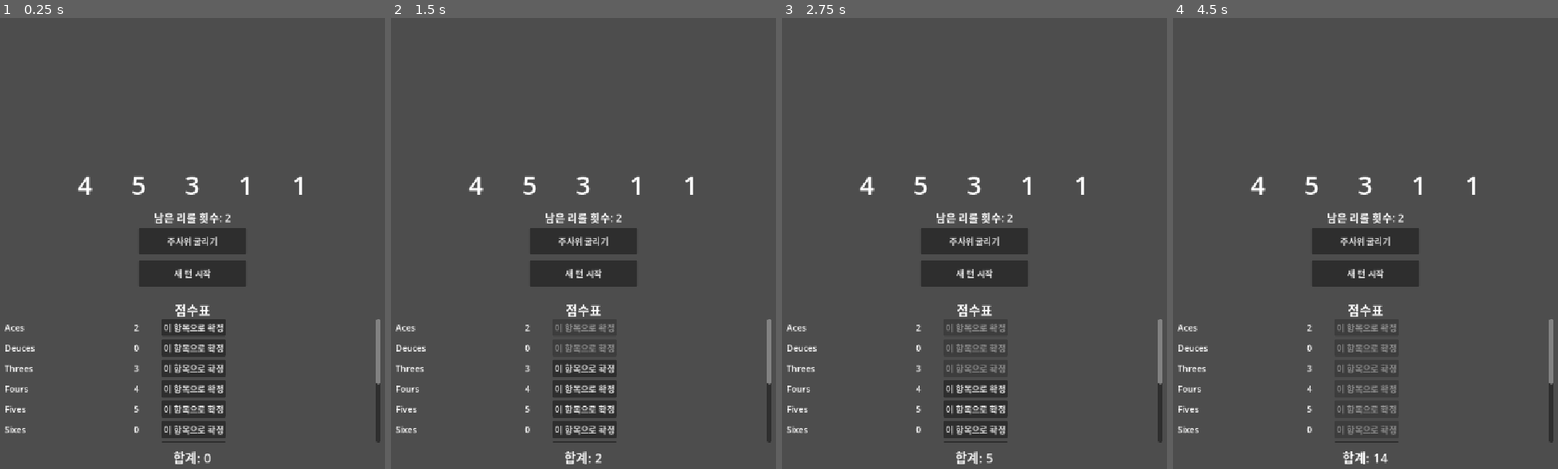
Above: before the commit, frames 1-4 (left to right).
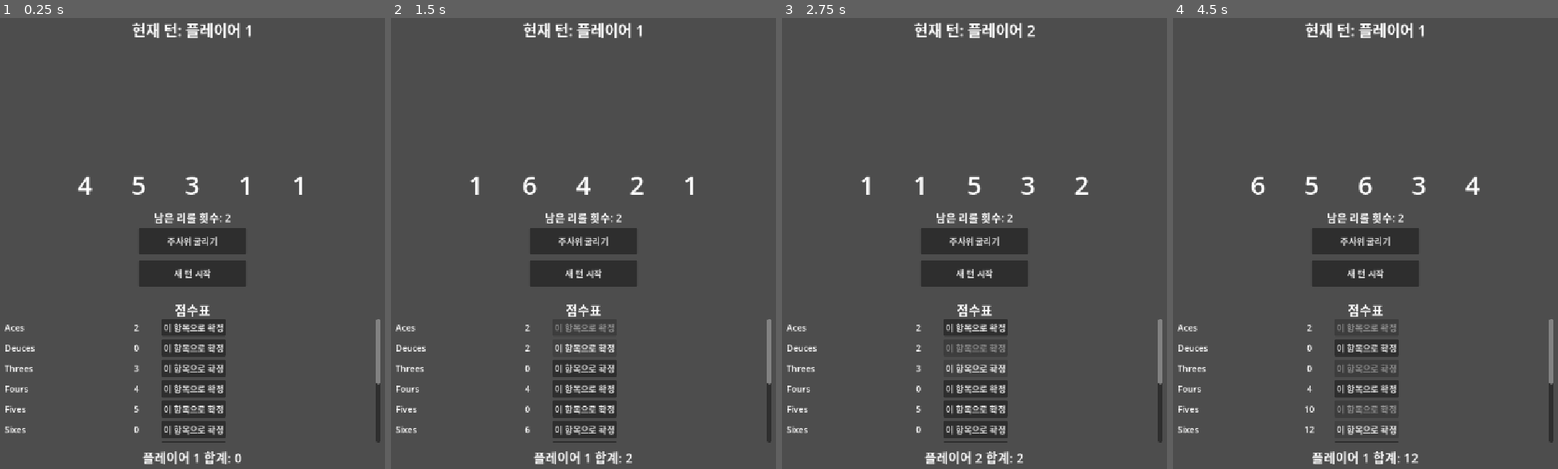
Above: after the commit, the same moments.

Repository: gyutaeng/yacht-dice
Game: Godot game, scene res://scenes/Main.tscn
Two runs of this game, one before a commit and one after it. Both use one fixed random seed, a clock stepped at 60 frames per second and the inputs below.
Inputs:
- Up to frame 1 (0.25 s): no input
- Up to frame 2 (1.5 s): click "이 항목으로 확정" at 0.5 s; click "이 항목으로 확정" at 1.25 s
- Up to frame 3 (2.75 s): click "이 항목으로 확정" at 2 s
- Up to frame 4 (4.5 s): click "이 항목으로 확정" at 2.75 s; click "이 항목으로 확정" at 3.5 s; click "이 항목으로 확정" at 4.25 s

The runs differ from the first frame. In frame 1, 1.0% of the frame differs, in the area x 34-66%, y 1-99%; in frame 2, 1.5%; in frame 3, 1.7%; in frame 4, 1.8%, in the area x 20-80%, y 1-99%.

Commit message:
로컬 2인 턴 전환 시스템 추가

Diff:
--- a/scenes/Main.gd
+++ b/scenes/Main.gd
@@ -1,6 +1,7 @@
 extends Node2D
 
 const MAX_REROLLS := 2
+const NUM_PLAYERS := 2
 
 const CATEGORY_NAMES: Array[String] = [
 	"Aces",
@@ -26,14 +27,18 @@
 var score_calculators: Array[Callable] = []
 var score_labels: Array[Label] = []
 var confirm_buttons: Array[Button] = []
-var score_confirmed: Array[bool] = [false, false, false, false, false, false, false, false, false, false, false, false]
-var confirmed_scores: Array[int] = [0, 0, 0, 0, 0, 0, 0, 0, 0, 0, 0, 0]
+
+# player_score_confirmed[player][category] / player_confirmed_scores[player][category]
+var player_score_confirmed: Array = []
+var player_confirmed_scores: Array = []
+var current_player: int = 0
 var game_over: bool = false
 
 @onready var dice_labels: Array[Label] = [$Dice1, $Dice2, $Dice3, $Dice4, $Dice5]
 @onready var roll_button: Button = $RollButton
 @onready var new_turn_button: Button = $NewTurnButton
 @onready var reroll_label: Label = $RerollLabel
+@onready var turn_label: Label = $TurnLabel
 @onready var score_list: VBoxContainer = $ScoreboardScroll/ScoreList
 @onready var total_score_label: Label = $TotalScoreLabel
 @onready var game_over_label: Label = $GameOverLabel
@@ -70,11 +75,16 @@
 		calc_yacht,
 	]
 
+	for p in NUM_PLAYERS:
+		player_score_confirmed.append(_make_bool_array(CATEGORY_NAMES.size(), false))
+		player_confirmed_scores.append(_make_int_array(CATEGORY_NAMES.size(), 0))
+
+	_build_scoreboard()
 	_roll_dice()
-	_build_scoreboard()
 	_update_reroll_label()
 	_update_score_previews()
 	_update_total_score()
+	turn_label.text = "현재 턴: 플레이어 %d" % (current_player + 1)
 
 
 func _on_dice_gui_input(event: InputEvent, index: int) -> void:
@@ -114,6 +124,10 @@
 
 
 func _on_new_turn_button_pressed() -> void:
+	_reset_dice_state()
+
+
+func _reset_dice_state() -> void:
 	rerolls_left = MAX_REROLLS
 	roll_button.disabled = false
 
@@ -121,6 +135,7 @@
 		dice_locked[i] = false
 		_update_dice_visual(i)
 
+	_roll_dice()
 	_update_reroll_label()
 	_update_score_previews()
 
@@ -156,57 +171,101 @@
 
 
 func _on_confirm_pressed(index: int) -> void:
-	if game_over or score_confirmed[index]:
+	if game_over or player_score_confirmed[current_player][index]:
 		return
 
 	var value: int = score_calculators[index].call(dice_results)
-	confirmed_scores[index] = value
-	score_confirmed[index] = true
+	player_confirmed_scores[current_player][index] = value
+	player_score_confirmed[current_player][index] = true
 	score_labels[index].text = str(value)
 	confirm_buttons[index].disabled = true
 
 	_update_total_score()
 
-	if _all_categories_confirmed():
+	if _player_completed(0) and _player_completed(1):
 		game_over = true
 		_show_game_over()
-	else:
-		_on_new_turn_button_pressed()
-
-
-func _all_categories_confirmed() -> bool:
-	for confirmed in score_confirmed:
+		return
+
+	_switch_to_player(1 - current_player)
+
+
+func _player_completed(player: int) -> bool:
+	for confirmed in player_score_confirmed[player]:
 		if not confirmed:
 			return false
 	return true
 
 
+func _switch_to_player(player: int) -> void:
+	current_player = player
+	turn_label.text = "현재 턴: 플레이어 %d" % (player + 1)
+	_refresh_scoreboard_ui()
+	_reset_dice_state()
+	_update_total_score()
+
+
+func _refresh_scoreboard_ui() -> void:
+	for i in CATEGORY_NAMES.size():
+		if player_score_confirmed[current_player][i]:
+			score_labels[i].text = str(player_confirmed_scores[current_player][i])
+			confirm_buttons[i].disabled = true
+		else:
+			confirm_buttons[i].disabled = false
+
+
 func _update_total_score() -> void:
+	total_score_label.text = "플레이어 %d 합계: %d" % [current_player + 1, _player_total(current_player)]
+
+
+func _player_total(player: int) -> int:
 	var total := 0
-	for i in confirmed_scores.size():
-		if score_confirmed[i]:
-			total += confirmed_scores[i]
-	total_score_label.text = "합계: %d" % total
+	for score in player_confirmed_scores[player]:
+		total += score
+	return total
 
 
 func _show_game_over() -> void:
 	roll_button.disabled = true
 	new_turn_button.disabled = true
-
-	var total := 0
-	for score in confirmed_scores:
-		total += score
-
-	game_over_label.text = "게임 종료! 최종 합계: %d" % total
+	for button in confirm_buttons:
+		button.disabled = true
+
+	var total_p1 := _player_total(0)
+	var total_p2 := _player_total(1)
+
+	var result_text: String
+	if total_p1 > total_p2:
+		result_text = "플레이어 1 승리"
+	elif total_p2 > total_p1:
+		result_text = "플레이어 2 승리"
+	else:
+		result_text = "무승부"
+
+	game_over_label.text = "게임 종료! %s\n플레이어 1: %d점 / 플레이어 2: %d점" % [result_text, total_p1, total_p2]
 	game_over_label.visible = true
 
 
 func _update_score_previews() -> void:
 	for i in CATEGORY_NAMES.size():
-		if score_confirmed[i]:
+		if player_score_confirmed[current_player][i]:
 			continue
 		var value: int = score_calculators[i].call(dice_results)
 		score_labels[i].text = str(value)
+
+
+func _make_bool_array(size: int, value: bool) -> Array[bool]:
+	var arr: Array[bool] = []
+	for i in size:
+		arr.append(value)
+	return arr
+
+
+func _make_int_array(size: int, value: int) -> Array[int]:
+	var arr: Array[int] = []
+	for i in size:
+		arr.append(value)
+	return arr
 
 
 func calc_aces(dice: Array[int]) -> int:
--- a/scenes/Main.tscn
+++ b/scenes/Main.tscn
@@ -4,6 +4,16 @@
 
 [node name="Main" type="Node2D"]
 script = ExtResource("1_script")
+
+[node name="TurnLabel" type="Label" parent="."]
+offset_left = 226.0
+offset_top = 30.0
+offset_right = 926.0
+offset_bottom = 65.0
+theme_override_font_sizes/font_size = 28
+horizontal_alignment = 1
+vertical_alignment = 1
+text = "현재 턴: 플레이어 1"
 
 [node name="Dice1" type="Label" parent="."]
 offset_left = 336.0
